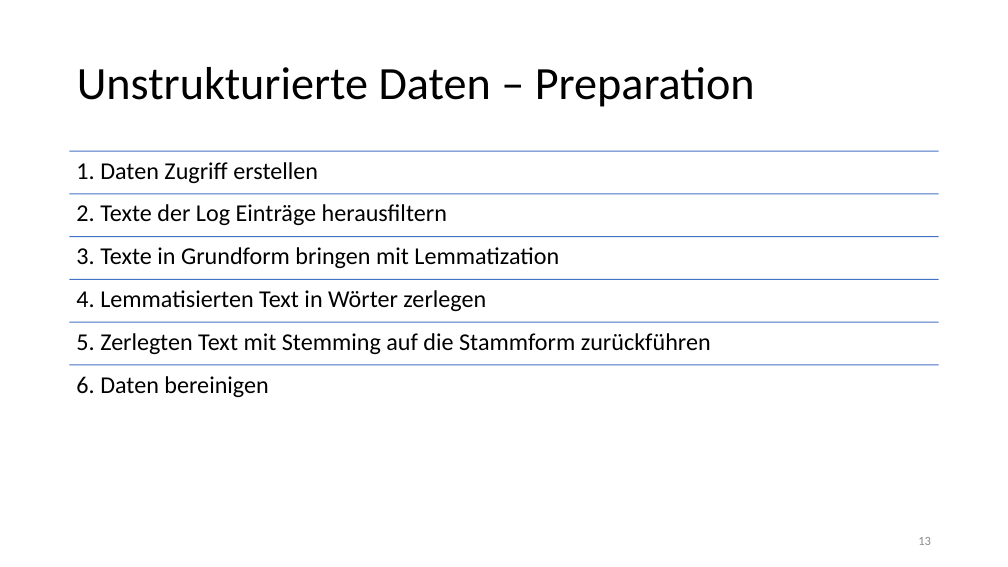
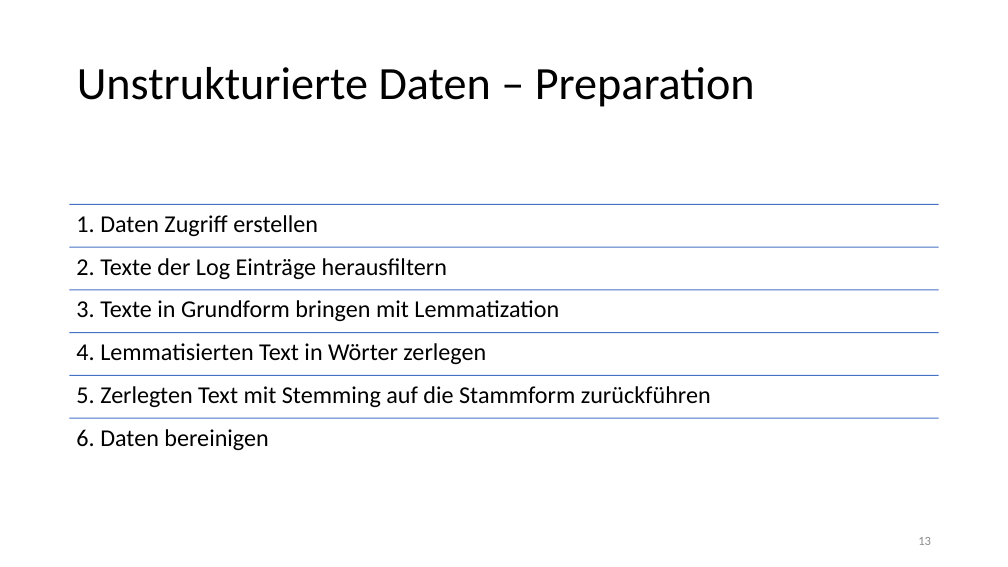
Before and after one commit to Flitschi7/big-data-management, a slide deck: slide 13 of Organisational/Dokumentation HHZ Rocket Project.pptx. Drawn at 1008x567 pixels with LibreOffice and Linux fonts; fonts in the diff are those of the drawing. Boxes give left, top, right and bottom in pixels: in the first picture for what was removed or moved away, otherwise in the second. Text is boxed around its words. In the diff, an @@ line names an element or a change of style, - is before the commit and + after.

```diff
--- a/Organisational/Dokumentation HHZ Rocket Project.pptx
+++ b/Organisational/Dokumentation HHZ Rocket Project.pptx
@@ 5 lines: place and size @@
-5 lines at [70, 194, 939, 365]
+5 lines at [70, 204, 939, 376]
@@ 6 texts: place and size @@
-6 texts at [76, 162, 711, 397]
+6 texts at [76, 215, 711, 450]
@@ line moved from (70, 151) - (939, 151) to (70, 418) - (939, 418) @@
```
Also in this commit, not shown: 14 other slides changed.
